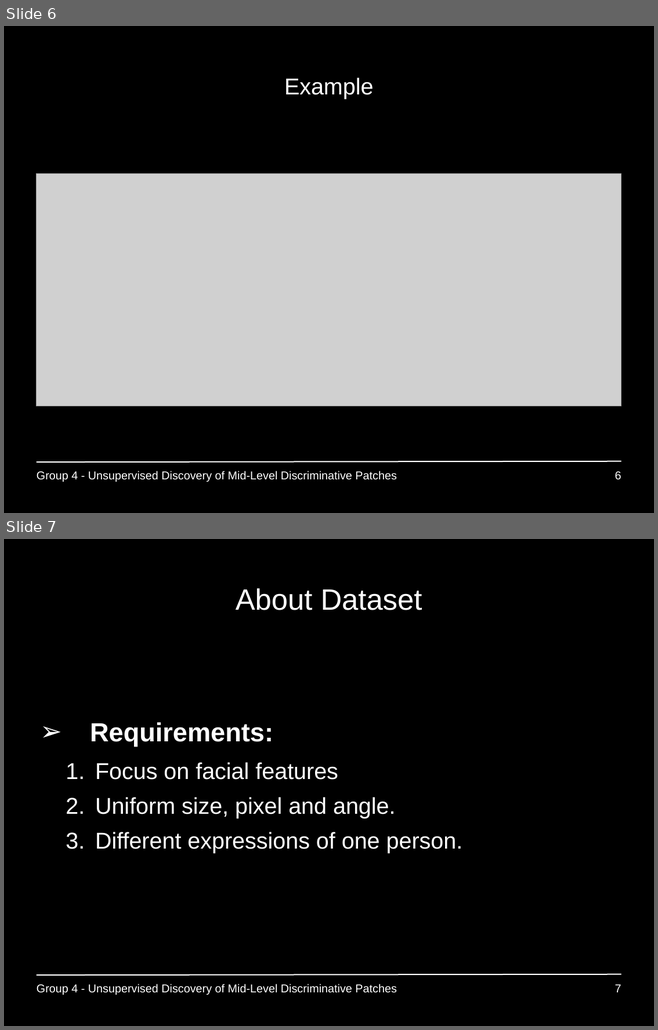
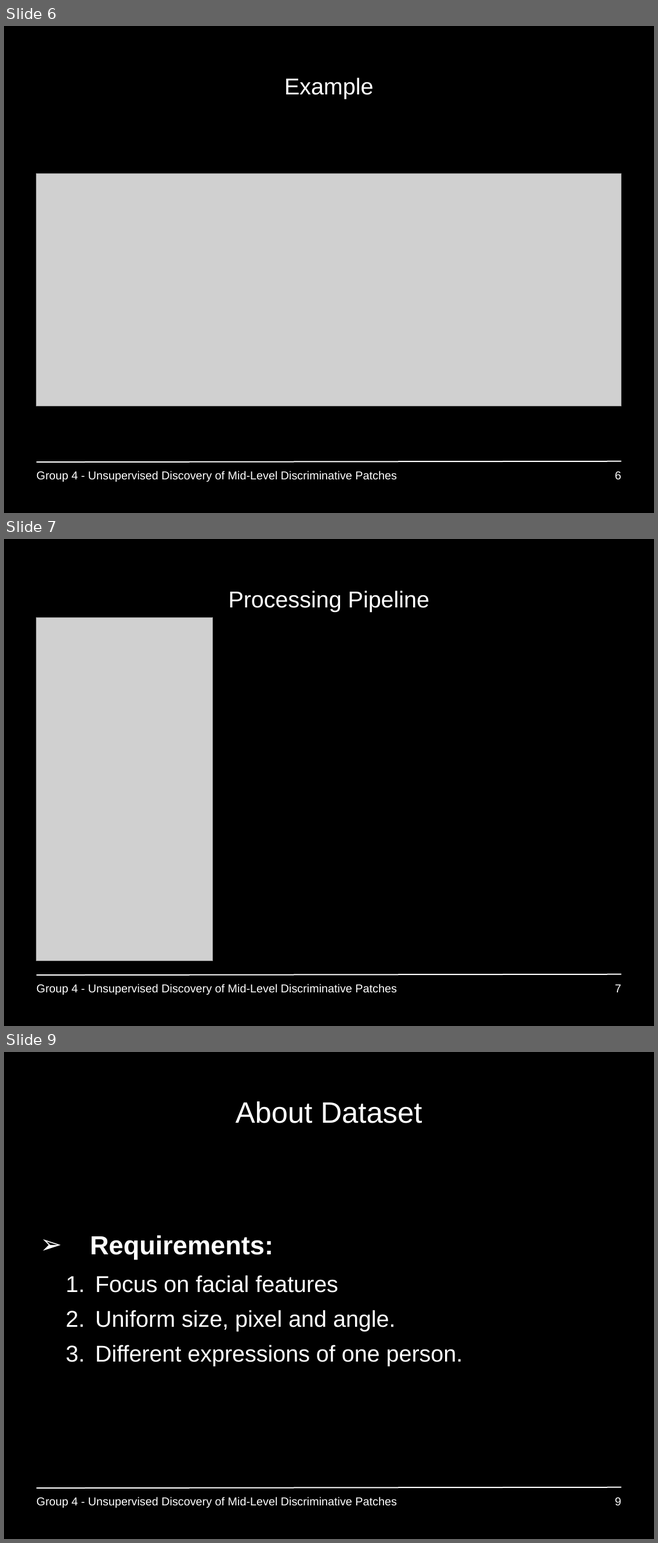
Before and after one commit to GiannisPapadopoulos/DiscriminativePatches, a slide deck: presentations/period3/MAI_Project1_Group4.ppt. Shown one above the other, each under a label of ours: slides 6 and 7 before the commit, slides 6, 7 and 9 after it; the slides between them are not shown. The pictures are 658x1030 and 658x1543 pixels, drawn with LibreOffice and Linux fonts; fonts in the diff are those of the drawing; grey boxes stand for pictures; background and template pictures are left out. Boxes give left, top, right and bottom in pixels: in the first picture for what was removed or moved away, otherwise in the second. Text is boxed around its words. In the diff, an @@ line names an element or a change of style, - is before the commit and + after.

Commit message:
pipeline + experiments intro

```diff
--- a/presentations/period3/MAI_Project1_Group4.ppt
+++ b/presentations/period3/MAI_Project1_Group4.ppt
@@ slide 7 added at (4,539,654,1026), background #000000; not listed: 1 template element that a slide beside it also shows @@
@@ title added at (228,591,429,611), 28 pt, text #FFFFFF @@
+Processing Pipeline
@@ picture added at (36,617,213,962) @@
@@ text added at (36,984,396,995), 14 pt, text #FFFFFF @@
+Group 4 - Unsupervised Discovery of Mid-Level Discriminative Patches
@@ page number added at (615,984,621,993), 14 pt, text #FFFFFF @@
+7
@@ what was slide 7 is now slide 9 @@
@@ page number at (615,1497,621,1506): text changed @@
-7
+9
```
Also in this commit, not shown: 3 other slides added.
